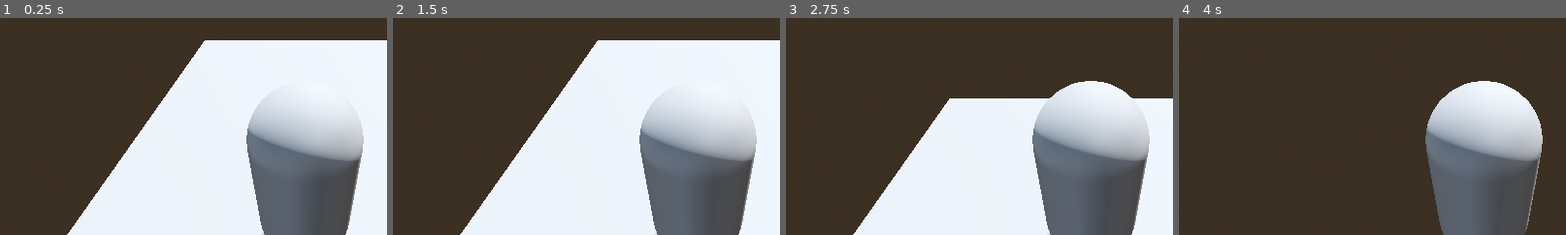
Above: before the commit, frames 1-4 (left to right).
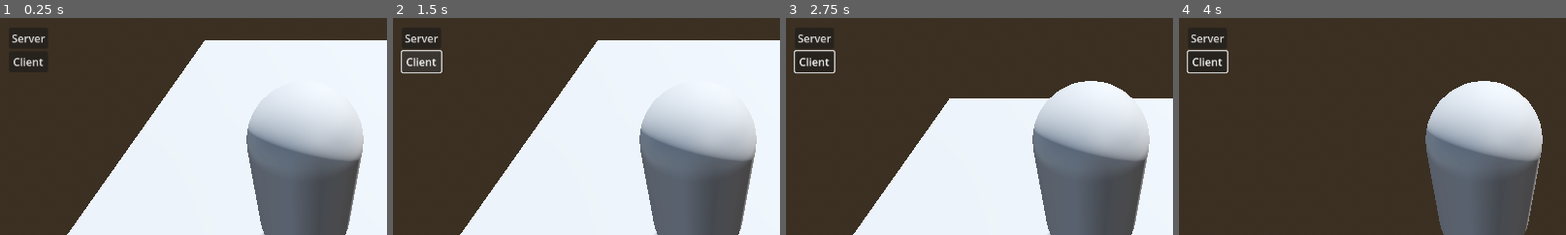
Above: after the commit, the same moments.

Repository: Nikseno/Cyberkoty
Game: Godot game, scene res://levels/temp.tscn
The game is run twice, just before and just after one commit, with the same random seed, the same clock (stepped at 60 frames per second) and the same inputs.
Inputs (mouse positions are % of the whole screen's width and height, from its top left):
- Up to frame 1 (0.25 s): no input
- Up to frame 2 (1.5 s): click (14, 17) at 0.5 s, where only the run after the commit has a clickable "Server"; click (14, 22) at 1.25 s, where only the run after the commit has a clickable "Client"
- Up to frame 3 (2.75 s): tap Enter (ui_accept) at 2, 2.27 s; move the mouse to (55, 50) at 2.02 s; hold W (forward) from 2.03 s (still down)
- Up to frame 4 (4 s): keep holding W (forward); move the mouse to (45, 50) at 2.77 s; tap Enter (ui_accept) at 3.02 s; move the mouse to (52, 48) at 3.52 s
The pictures show only the part of the screen within x 11-61%, y 12-62%; the shares and areas given below are measured in that part.

The runs differ from the first frame. In frame 1, 0.3% of the frame differs, in the area x 3-12%, y 7-23%; in frame 2, 0.6%, in the area x 2-13%, y 7-26%; in frame 3, 0.6%; in frame 4, 0.6%.

Commit message:
multiplayer spawner

Diff:
--- /dev/null
+++ b/UI/network_ui.tscn
@@ -0,0 +1,28 @@
+[gd_scene load_steps=2 format=3 uid="uid://bpif1y75pwluu"]
+
+[ext_resource type="Script" uid="uid://v8lgk58c80d4" path="res://scripts/network_ui.gd" id="1_1mgpe"]
+
+[node name="networkUI" type="Control"]
+layout_mode = 3
+anchors_preset = 15
+anchor_right = 1.0
+anchor_bottom = 1.0
+grow_horizontal = 2
+grow_vertical = 2
+script = ExtResource("1_1mgpe")
+
+[node name="VBoxContainer" type="VBoxContainer" parent="."]
+layout_mode = 0
+offset_right = 40.0
+offset_bottom = 40.0
+
+[node name="server" type="Button" parent="VBoxContainer"]
+layout_mode = 2
+text = "Server"
+
+[node name="client" type="Button" parent="VBoxContainer"]
+layout_mode = 2
+text = "Client"
+
+[connection signal="pressed" from="VBoxContainer/server" to="." method="_on_server_pressed"]
+[connection signal="pressed" from="VBoxContainer/client" to="." method="_on_client_pressed"]
--- a/levels/temp.tscn
+++ b/levels/temp.tscn
@@ -1,6 +1,8 @@
-[gd_scene load_steps=5 format=3 uid="uid://bqrgorgy7h8ut"]
+[gd_scene load_steps=7 format=3 uid="uid://bqrgorgy7h8ut"]
 
 [ext_resource type="PackedScene" uid="uid://clwb3m7tlyemh" path="res://player/Player.tscn" id="1_degxi"]
+[ext_resource type="PackedScene" uid="uid://bpif1y75pwluu" path="res://UI/network_ui.tscn" id="2_cpqq0"]
+[ext_resource type="Script" uid="uid://d0k5he337o7vl" path="res://scripts/multiplayer_spawner.gd" id="3_s8mo5"]
 
 [sub_resource type="ProceduralSkyMaterial" id="ProceduralSkyMaterial_pippe"]
 sky_horizon_color = Color(0.66224277, 0.6717428, 0.6867428, 1)
@@ -33,3 +35,12 @@
 
 [node name="CharacterBody3D" parent="." instance=ExtResource("1_degxi")]
 transform = Transform3D(1, 0, 0, 0, 1, 0, 0, 0, 1, -2, 1.2024846, 2)
+
+[node name="networkUI" parent="." instance=ExtResource("2_cpqq0")]
+offset_left = 136.10059
+offset_top = 93.96913
+offset_right = 136.10059
+offset_bottom = 93.96912
+
+[node name="MultiplayerSpawner" type="MultiplayerSpawner" parent="networkUI"]
+script = ExtResource("3_s8mo5")
--- a/network_ui.gd
+++ /dev/null
@@ -1,23 +0,0 @@
-extends Control
-
-
-
-
-
-
-# Called when the node enters the scene tree for the first time.
-func _ready() -> void:
-	pass # Replace with function body.
-
-
-# Called every frame. 'delta' is the elapsed time since the previous frame.
-func _process(delta: float) -> void:
-	pass
-
-
-func _on_server_pressed() -> void:
-	pass # Replace with function body.
-
-
-func _on_client_pressed() -> void:
-	pass # Replace with function body.
--- a/player/Player.tscn
+++ b/player/Player.tscn
@@ -1,10 +1,15 @@
-[gd_scene load_steps=4 format=3 uid="uid://clwb3m7tlyemh"]
+[gd_scene load_steps=5 format=3 uid="uid://clwb3m7tlyemh"]
 
 [ext_resource type="Script" uid="uid://dyw1a8rr32uee" path="res://scripts/playerControler.gd" id="1_xhfnw"]
 
 [sub_resource type="CapsuleShape3D" id="CapsuleShape3D_kpjcp"]
 
 [sub_resource type="CapsuleMesh" id="CapsuleMesh_kne1u"]
+
+[sub_resource type="SceneReplicationConfig" id="SceneReplicationConfig_ulp21"]
+properties/0/path = NodePath(".:position")
+properties/0/spawn = true
+properties/0/replication_mode = 1
 
 [node name="CharacterBody3D" type="CharacterBody3D"]
 script = ExtResource("1_xhfnw")
@@ -19,3 +24,6 @@
 
 [node name="Camera3D" type="Camera3D" parent="CameraMount"]
 transform = Transform3D(1, 0, 0, 0, 0.70710677, 0.70710677, 0, -0.70710677, 0.70710677, 0, 2, 2)
+
+[node name="MultiplayerSynchronizer" type="MultiplayerSynchronizer" parent="."]
+replication_config = SubResource("SceneReplicationConfig_ulp21")
--- a/project.godot
+++ b/project.godot
@@ -14,6 +14,10 @@
 run/main_scene="uid://bqrgorgy7h8ut"
 config/features=PackedStringArray("4.5", "Forward Plus")
 config/icon="res://assets/2d/icon.svg"
+
+[autoload]
+
+NetworkHandler="*res://scripts/networkHandler.gd"
 
 [input]
 
--- /dev/null
+++ b/scripts/multiplayer_spawner.gd
@@ -0,0 +1,14 @@
+extends MultiplayerSpawner
+
+@export var networkPlayer: PackedScene;
+
+func _ready() -> void:
+	multiplayer.peer_connected.connect(spawnPlayer);
+
+func spawnPlayer(id: int) -> void:
+	if !multiplayer.is_server(): return;
+
+	var player: Node = networkPlayer.instantiate();
+	player.name = str(id);
+
+	get_node(spawn_path).call_deferred("add_child", player);
--- /dev/null
+++ b/scripts/network_ui.gd
@@ -0,0 +1,10 @@
+extends Control
+
+
+
+func _on_server_pressed() -> void:
+	NetworkHandler.startServer();
+
+
+func _on_client_pressed() -> void:
+	NetworkHandler.startClient();
Not shown, added: scripts/multiplayer_spawner.gd.uid
Renamed: network_ui.gd.uid -> scripts/network_ui.gd.uid
